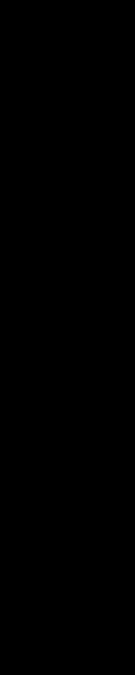
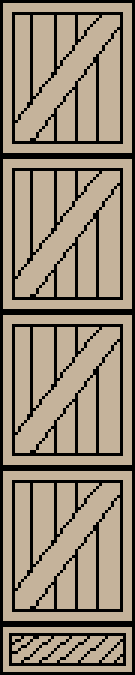
Comparing the layer stacks of the two 135x675 images. Changes:
added layer "Outline" above "Color" over [3, 3, 132, 672]
added layer "Color" above "Background" over [3, 3, 132, 672]
hid "Background" over [3, 3, 132, 672]
